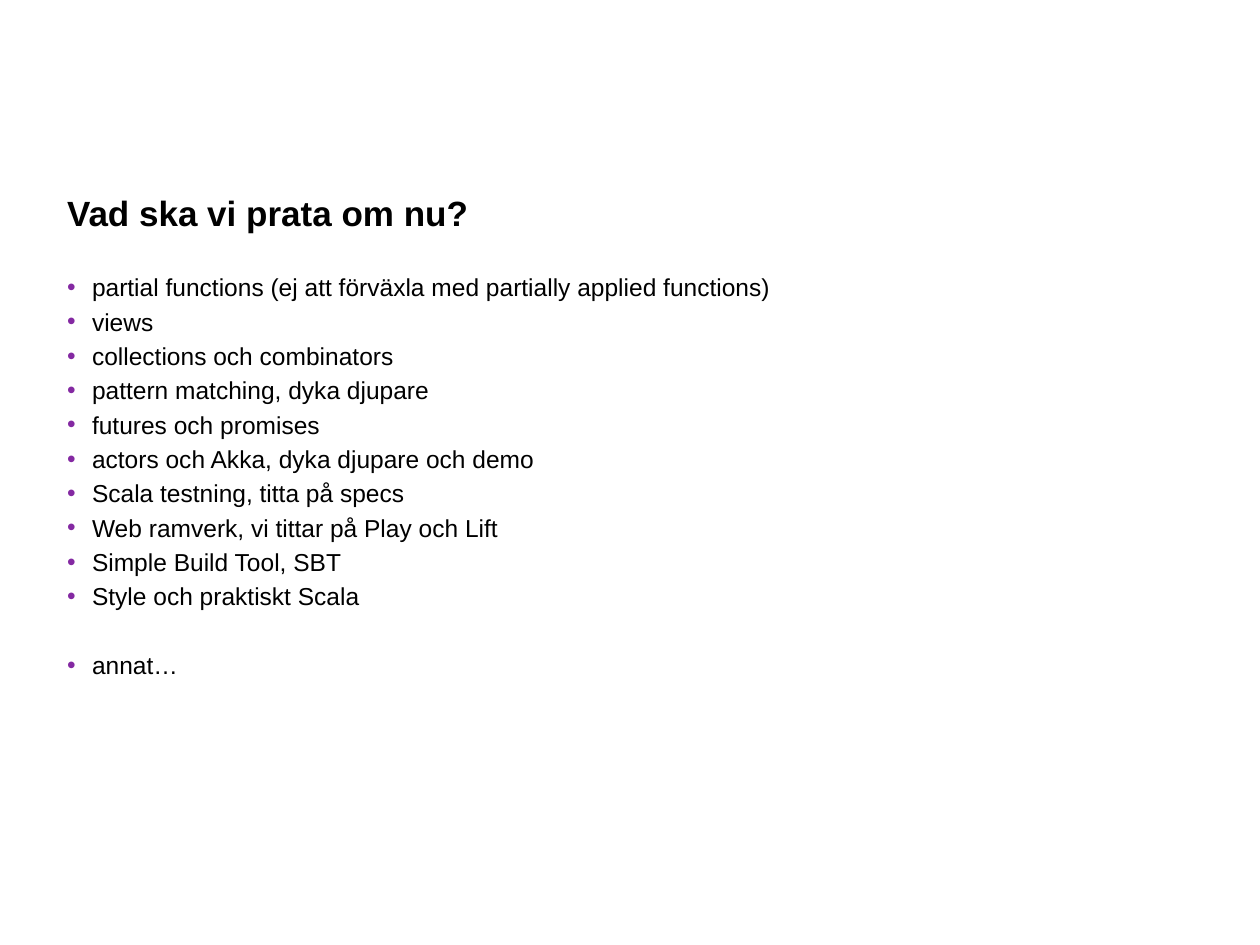
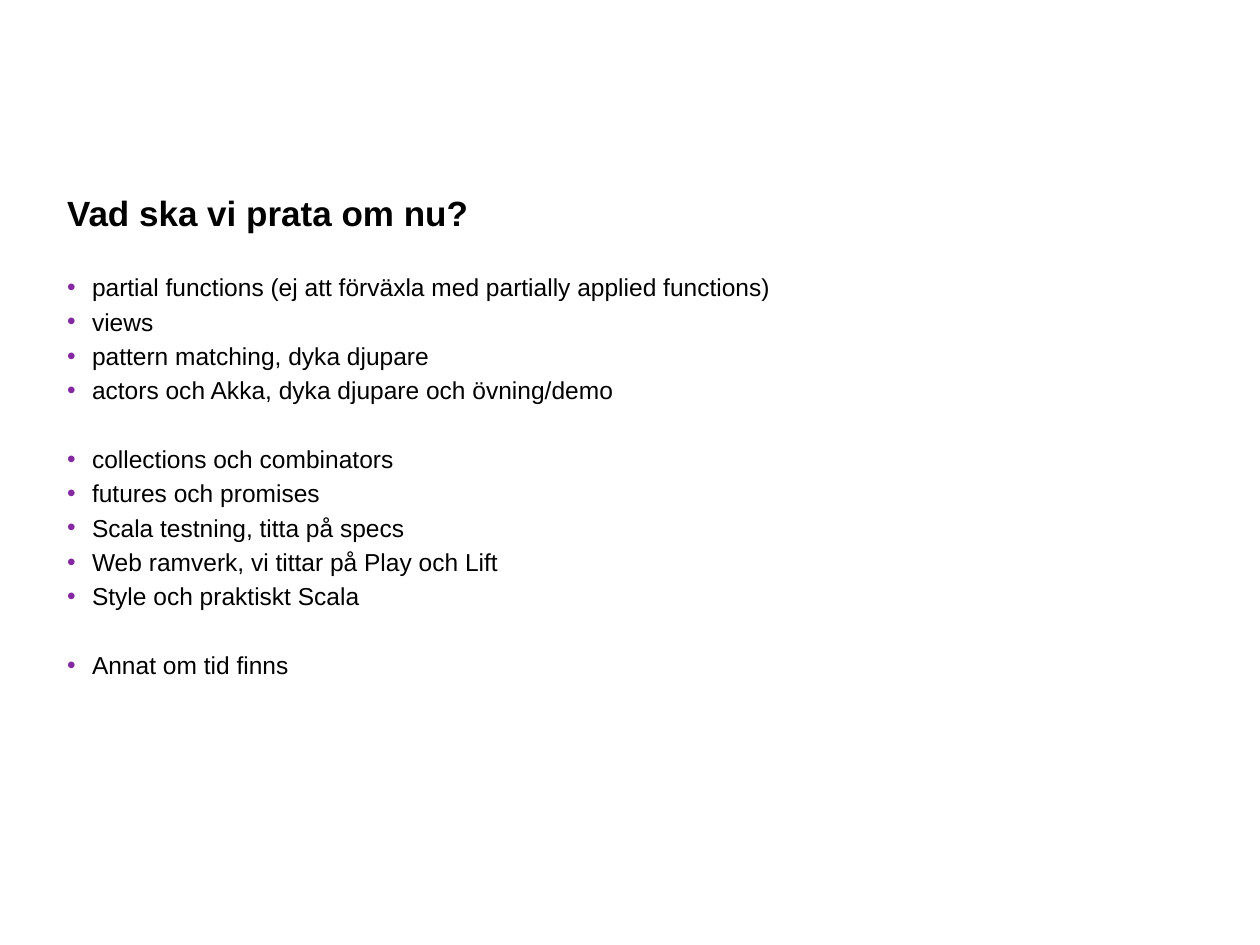
Before and after one commit to claesathiq/hiqscalaintermediate, a slide deck: slide 3 of doc/Scala intermediate.pptx. Drawn at 1260x945 pixels with LibreOffice and Linux fonts; fonts in the diff are those of the drawing; background and template pictures are left out. Boxes give left, top, right and bottom in pixels: in the first picture for what was removed or moved away, otherwise in the second. Text is boxed around its words. In the diff, an @@ line names an element or a change of style, - is before the commit and + after.

Commit message:
Updated Powerpoint finns det mer

```diff
--- a/doc/Scala intermediate.pptx
+++ b/doc/Scala intermediate.pptx
@@ text at box(92, 347, 612, 404): paragraphs added @@
+• pattern matching, dyka djupare
+• actors och Akka, dyka djupare och övning/demo
@@ text at box(92, 381, 429, 404): paragraph removed @@
-• pattern matching, dyka djupare
@@ text at box(92, 450, 533, 473): paragraph removed @@
-• actors och Akka, dyka djupare och demo
@@ text at box(92, 553, 341, 576): paragraph removed @@
-• Simple Build Tool, SBT
@@ text at box(92, 656, 289, 675): text changed @@
-• annat…
+• Annat om tid finns
```
